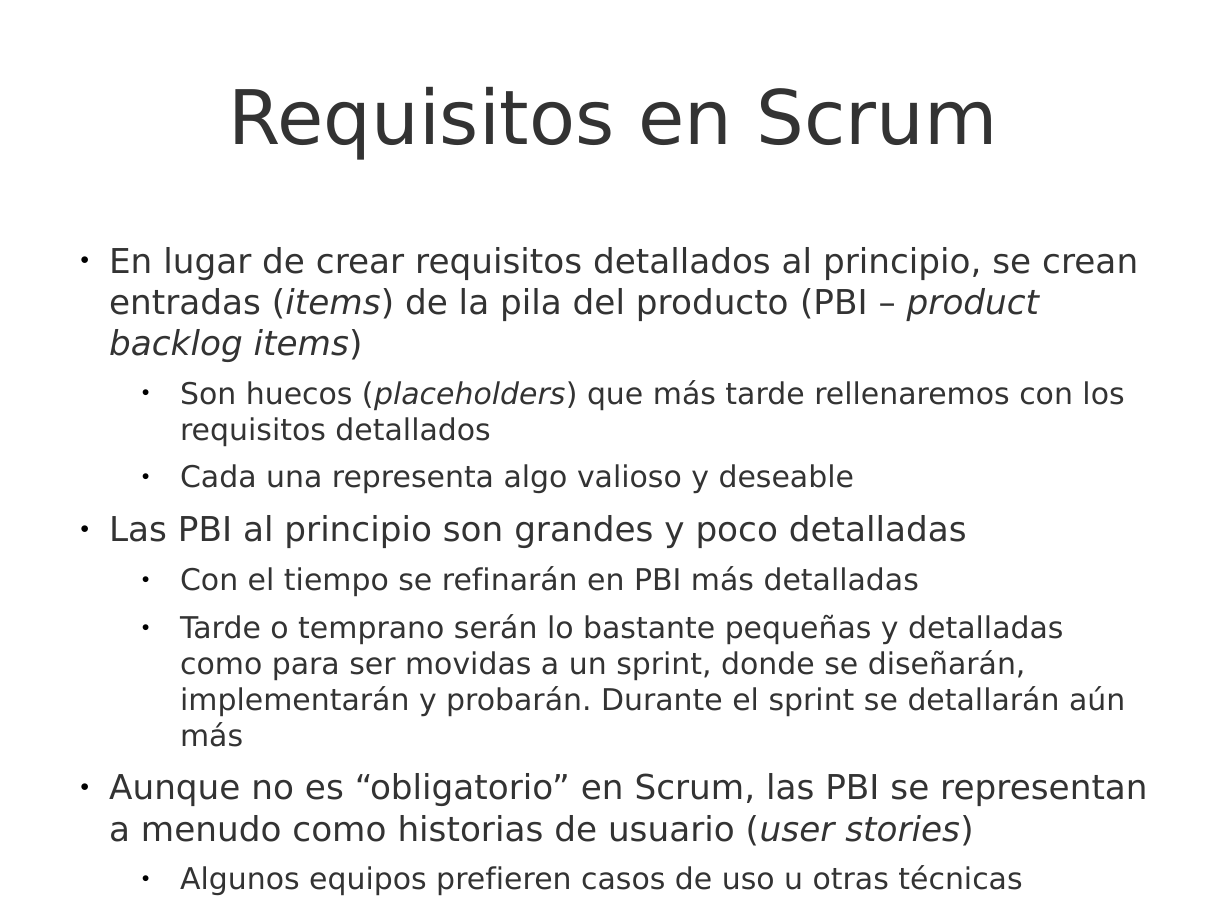
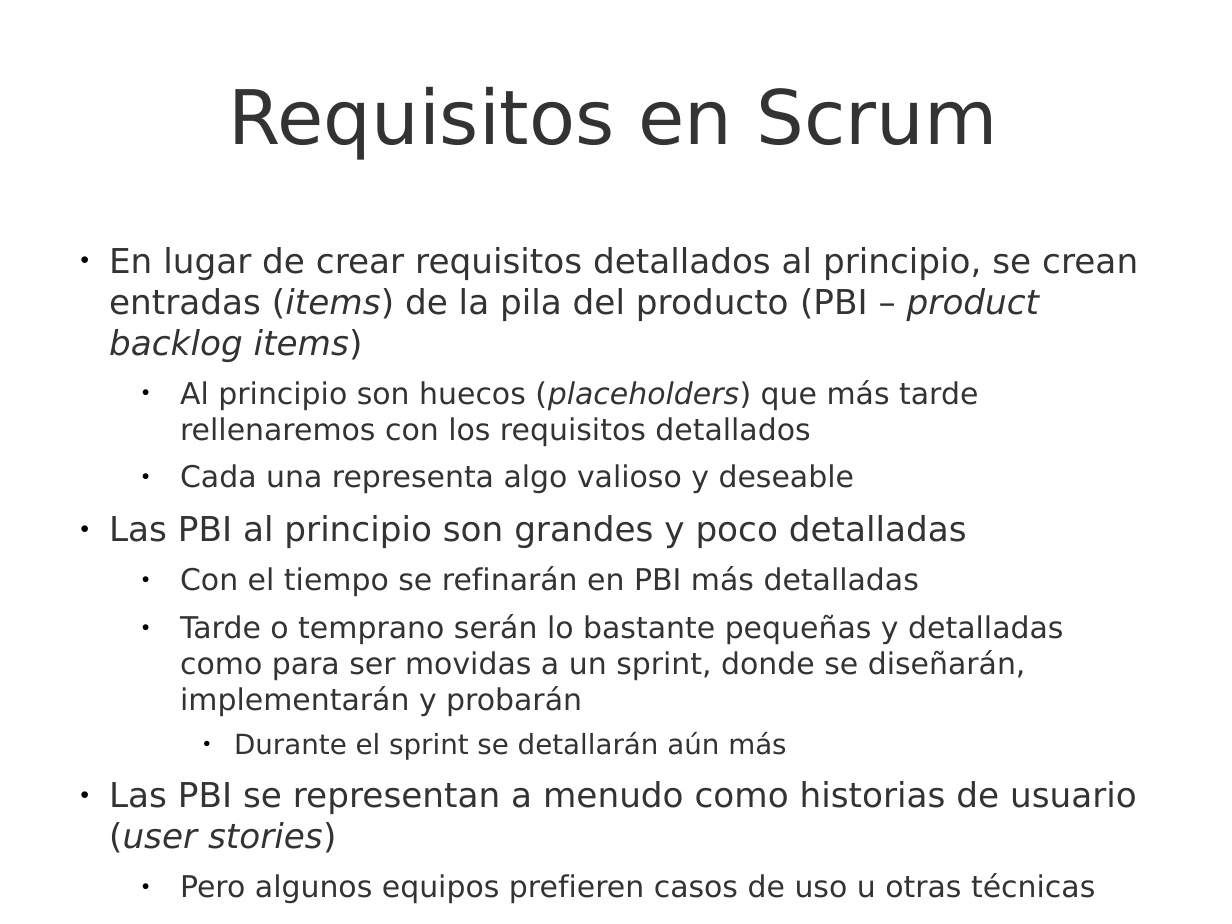
Before and after one commit to UNIZAR-30248-GeProSoft/scrum-slides, a slide deck: slide 5 of 7i_GPS-S04-Scrum-RequisitosHistoriasUsuario.odp. Drawn at 1232x924 pixels with LibreOffice and Linux fonts; fonts in the diff are those of the drawing; background and template pictures are left out. Boxes give left, top, right and bottom in pixels: in the first picture for what was removed or moved away, otherwise in the second. Text is boxed around its words. In the diff, an @@ line names an element or a change of style, - is before the commit and + after.

```diff
--- a/7i_GPS-S04-Scrum-RequisitosHistoriasUsuario.odp
+++ b/7i_GPS-S04-Scrum-RequisitosHistoriasUsuario.odp
@@ text at bbox=[180, 380, 978, 446]: text changed @@
-  ● Son huecos (placeholders) que más tarde rellenaremos con los requisitos detallados
+  ● Al principio son huecos (placeholders) que más tarde rellenaremos con los requisitos detallados
@@ text at bbox=[109, 614, 1137, 904]: text changed @@
-  ● Tarde o temprano serán lo bastante pequeñas y detalladas como para ser movidas a un sprint, donde se diseñarán, implementarán y probarán. Durante el sprint se detallarán aún más
-● Aunque no es “obligatorio” en Scrum, las PBI se representan a menudo como historias de usuario (user stories)
-  ● Algunos equipos prefieren casos de uso u otras técnicas
+  ● Tarde o temprano serán lo bastante pequeñas y detalladas como para ser movidas a un sprint, donde se diseñarán, implementarán y probarán
+    ● Durante el sprint se detallarán aún más
+● Las PBI se representan a menudo como historias de usuario (user stories)
+  ● Pero algunos equipos prefieren casos de uso u otras técnicas
@@ text at bbox=[121, 874, 751, 890]: text changed @@
-Salvo que se indique lo contrario, este trabajo es © 2015 Rubén Béjar http://www.rubenbejar.com
+Salvo que se indique lo contrario, este trabajo es © 2017 Rubén Béjar http://www.rubenbejar.com
```
Also in this commit, not shown: 50 other slides changed, 1 other file.
